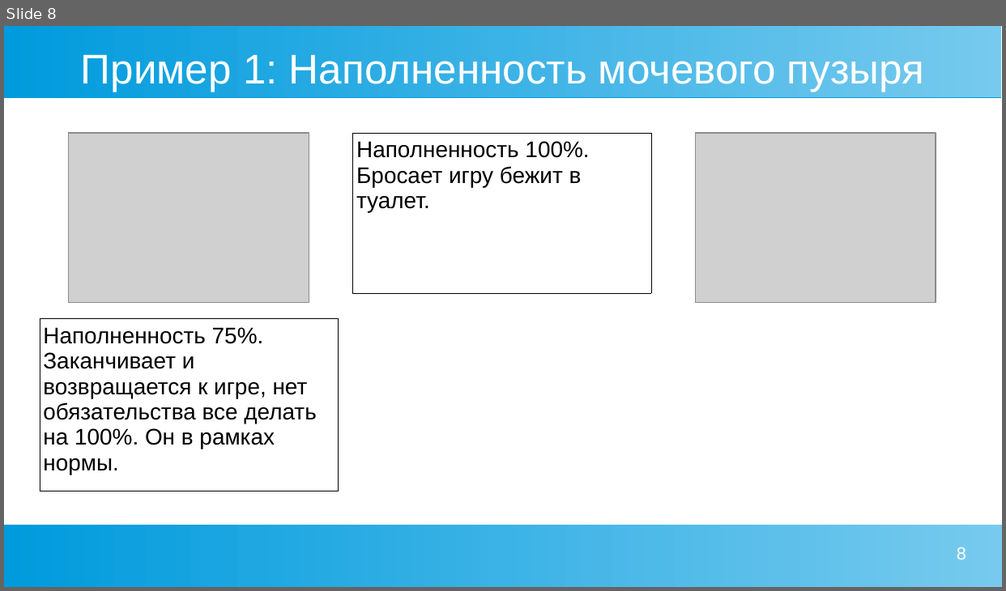
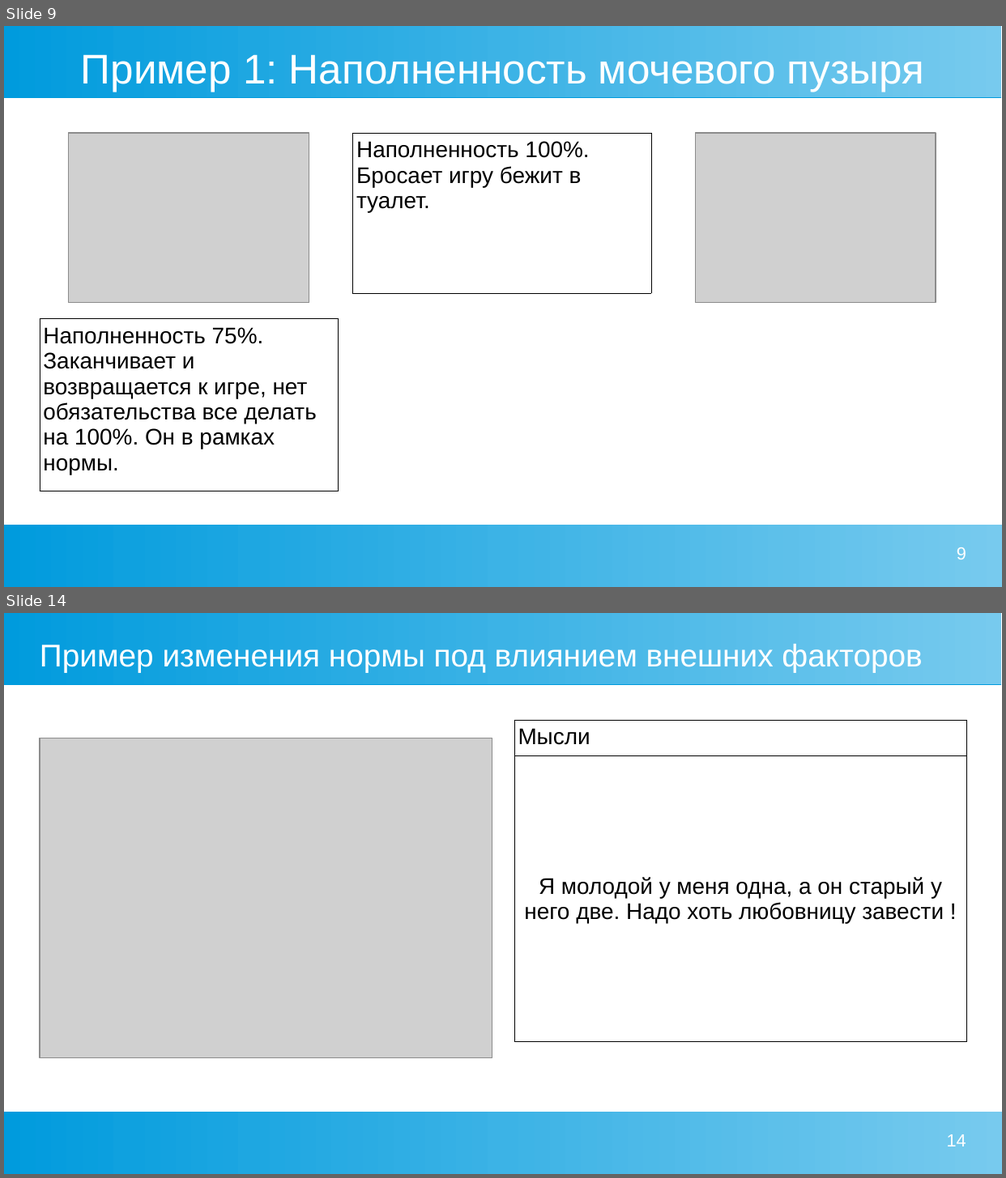
Before and after one commit to Chularev/articles, a slide deck: Psychology/2. гомеостаз и мотивация.odp. Shown one above the other, each under a label of ours: slide 8 before the commit, slides 9 and 14 after it; the slides between them are not shown. The pictures are 1006x591 and 1006x1178 pixels, drawn with LibreOffice and Linux fonts; fonts in the diff are those of the drawing; grey boxes stand for pictures. Boxes give left, top, right and bottom in pixels: in the first picture for what was removed or moved away, otherwise in the second. Text is boxed around its words. In the diff, an @@ line names an element or a change of style, - is before the commit and + after.

```diff
--- a/Psychology/2. гомеостаз и мотивация.odp
+++ b/Psychology/2. гомеостаз и мотивация.odp
@@ slide 14 added at (4,613,1002,1174), background #FFFFFF; not listed: 2 template elements that a slide beside it also shows @@
@@ title added at (40,644,922,673), 25 pt, text #FFFFFF @@
+Пример изменения нормы под влиянием внешних факторов
@@ table added at (515,720,966,1040), 2 rows, 1 columns @@
+Мысли
+Я молодой у меня одна, а он старый у него две. Надо хоть любовницу завести !
@@ picture added at (40,738,491,1058) @@
@@ page number added at (947,1135,966,1147), 14 pt, text #FFFFFF @@
+14
@@ what was slide 8 is now slide 9 @@
@@ page number at (957,548,966,560): text changed @@
-8
+9
```
Also in this commit, not shown: 2 slides changed, 6 other slides added.
